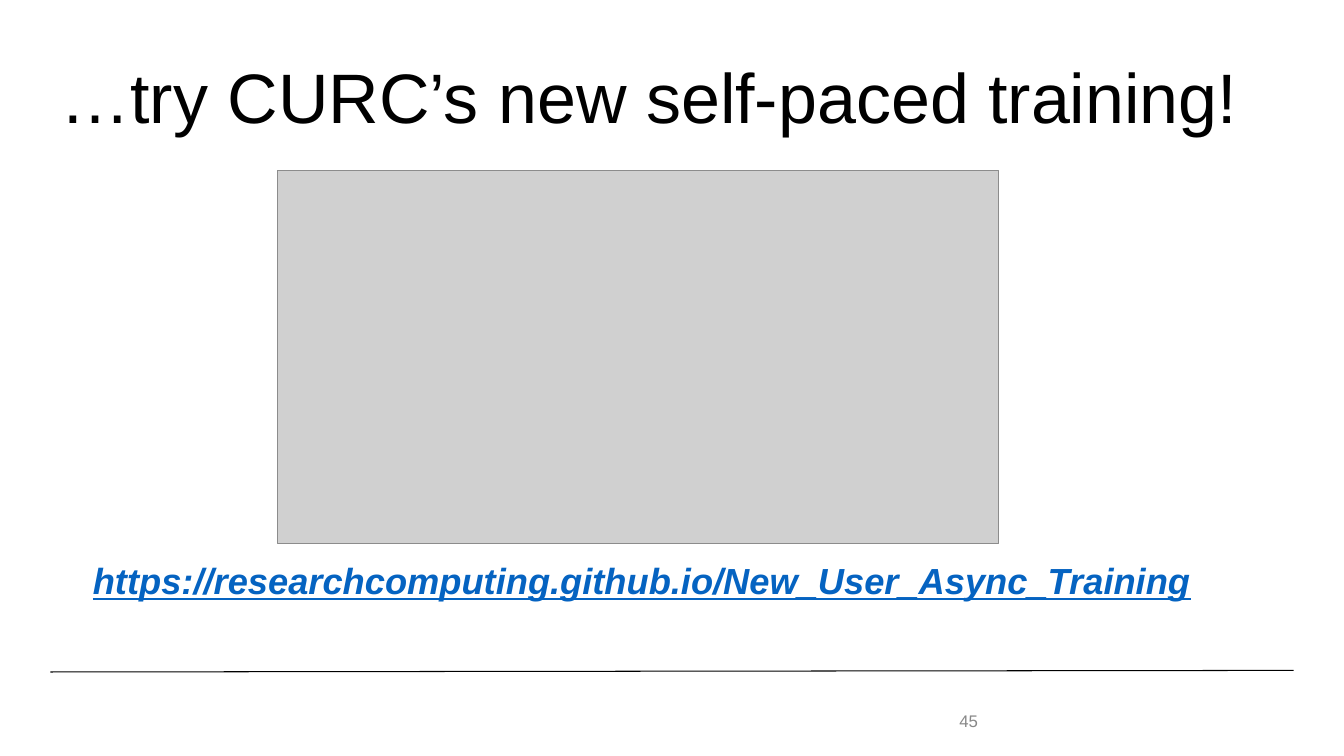
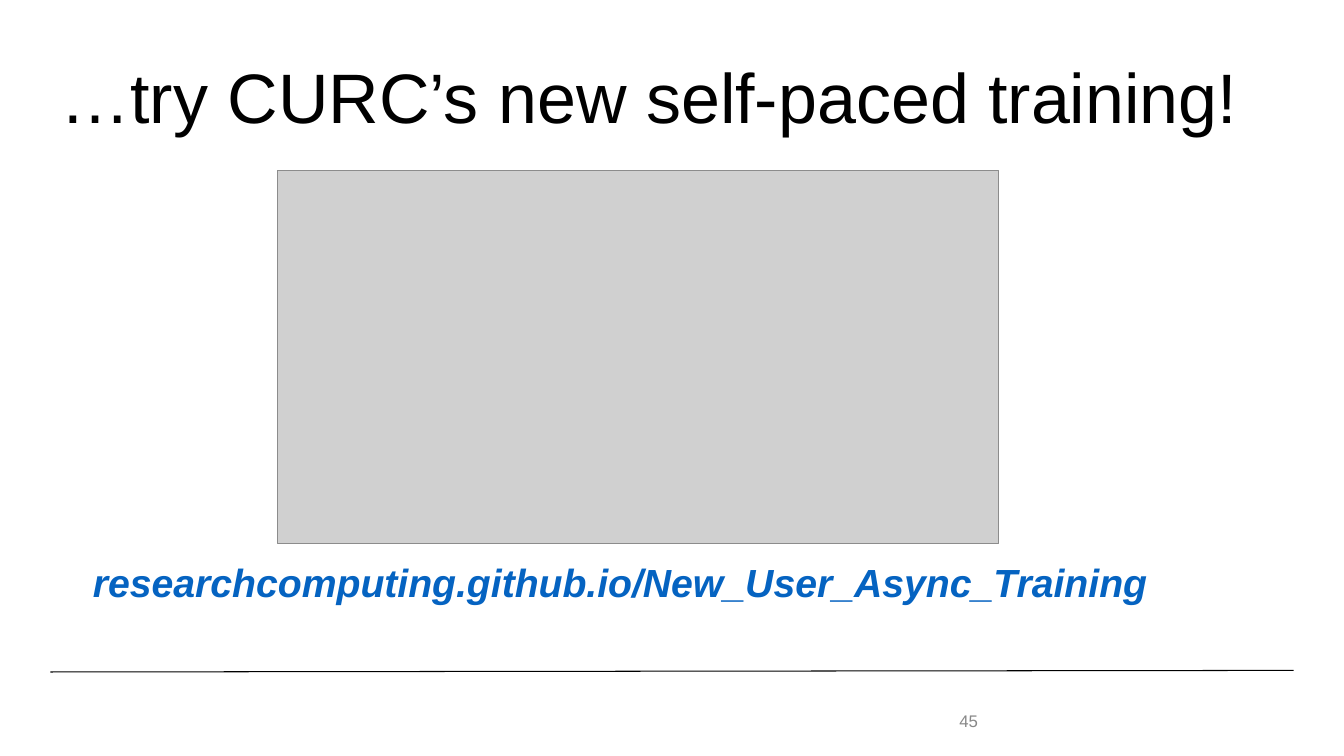
Before and after one commit to ResearchComputing/New_User_Seminar, a slide deck: slide 45 of Alpine_New_User_Seminar.pptx. Drawn at 1344x756 pixels with LibreOffice and Linux fonts; fonts in the diff are those of the drawing; grey boxes stand for pictures; background and template pictures are left out. Boxes give left, top, right and bottom in pixels: in the first picture for what was removed or moved away, otherwise in the second. Text is boxed around its words. In the diff, an @@ line names an element or a change of style, - is before the commit and + after.

```diff
--- a/Alpine_New_User_Seminar.pptx
+++ b/Alpine_New_User_Seminar.pptx
@@ text at [93,568,1147,605]: text changed; size 25.9 to 28 pt @@
-https://researchcomputing.github.io/New_User_Async_Training
+researchcomputing.github.io/New_User_Async_Training
```
Also in this commit, not shown: 9 other slides changed, 1 slide added, 2 slides removed, 1 other file.
